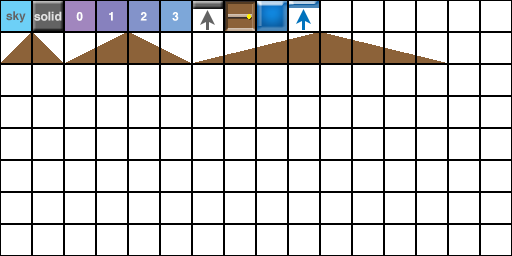
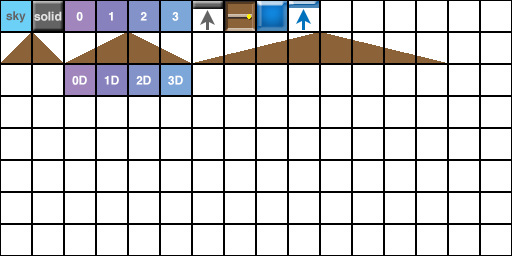
Revision of a layered (512, 256) image; what changed, layer by layer:
added layer "3D" above "3" over <box>168,75,183,85</box>
added layer "2D" above "1D" over <box>136,75,151,85</box>
added layer "1D" above "0D" over <box>104,75,119,85</box>
added layer "0D" above "2" over <box>72,75,87,85</box>
painted on "Background" over <box>65,65,191,95</box>
